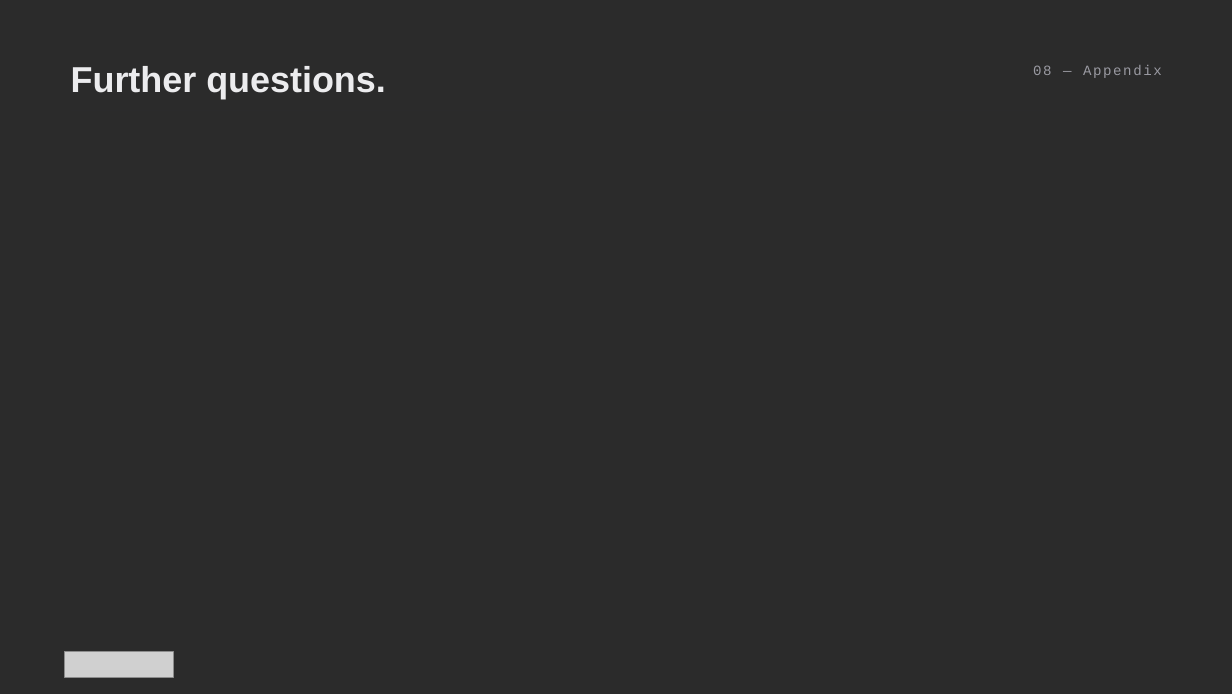
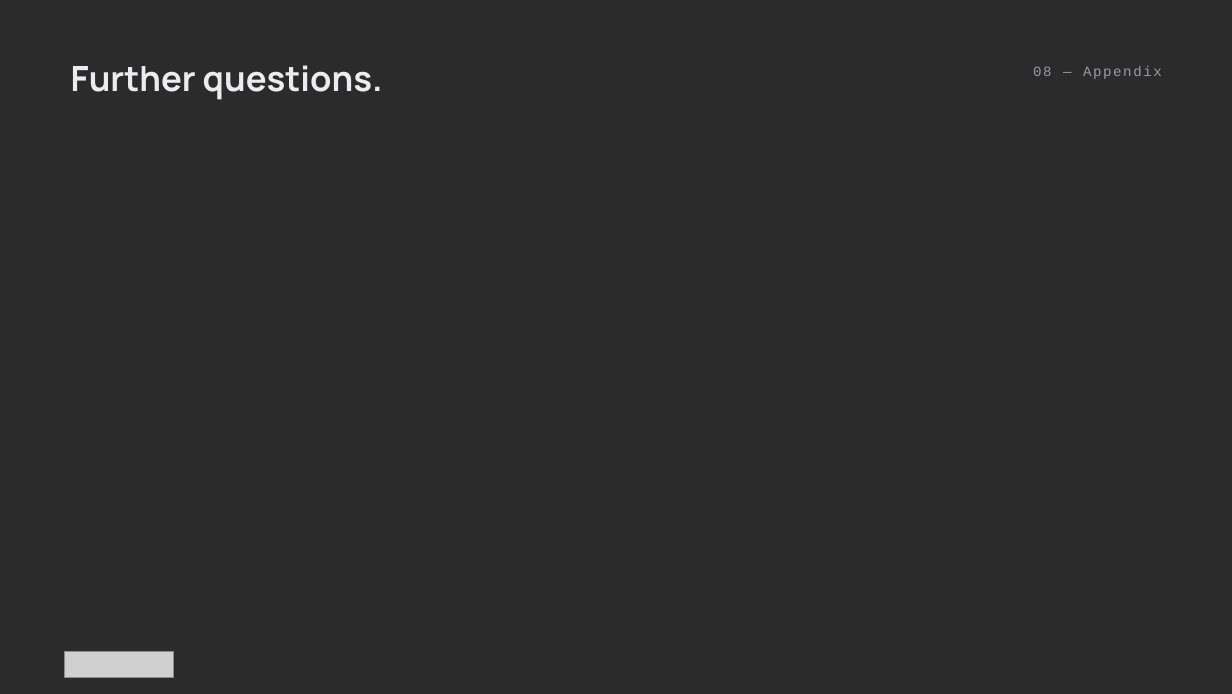
Before and after one commit to athenarunai-gif/Athena, a slide deck: slide 8 of deck/Pitch_Deck_AthenaRun_v2.pptx. Drawn at 1232x694 pixels with LibreOffice and Linux fonts; fonts in the diff are those of the drawing; grey boxes stand for pictures; background and template pictures are left out; a plain dark background stands for a picture behind light text. Boxes give left, top, right and bottom in pixels: in the first picture for what was removed or moved away, otherwise in the second. Text is boxed around its words. In the diff, an @@ line names an element or a change of style, - is before the commit and + after.

```diff
--- a/deck/Pitch_Deck_AthenaRun_v2.pptx
+++ b/deck/Pitch_Deck_AthenaRun_v2.pptx
@@ text "Further questions." at (x1=71, y1=65, x2=383, y2=100): size 28 to 27 pt, font Arial to Manrope @@
```
Also in this commit, not shown: 7 other slides changed, 2 other files.
